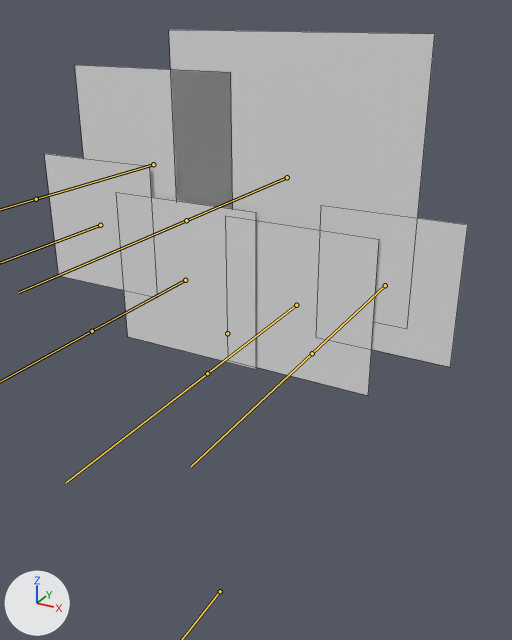
Two versions of the FBX model Finger Guns/Assets/Art/Obstacles/Thundercloud.fbx, one commit apart.
The view is the same before and after, from a 50 mm lens placed at (2.54, -3.98, 4.64), pointed at (0.26, 0.17, 2.57). Lighting does not change. The marker at lower left points along +X, +Y and +Z. Both versions are drawn at frame 30 of the action 'Thundercloud Rig|Idle'; the numbers are the values there. The bones that bend it are drawn over the model as lines. Mesh edges are drawn as thin lines.

In view in the first picture: 'Thundercloud'.
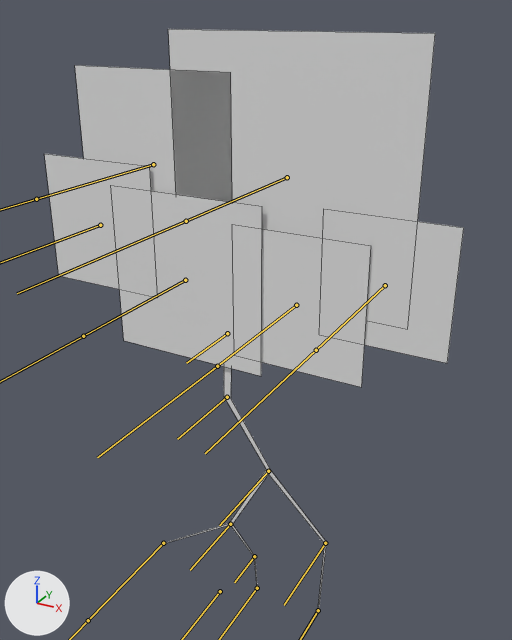
Commit message: Thundercloud Strike Animation Fix
Reworked the Animator for the Thundercloud obstacle so that the striking animation would play correctly.

Boxes [x1, y1, x2, y2] around the edits, measured in the pictures (512 x 640 px):
'Thundercloud', posed (59% taller): before [45, 30, 468, 395]; after [45, 29, 464, 611]
bone 'Circle.000', root to tip: before (296, 305) to (207, 373); after (296, 305) to (217, 366)
bone 'Circle.001', root to tip: before (385, 285) to (312, 353); after (385, 285) to (316, 350)
bone 'Circle.005', root to tip: before (185, 280) to (92, 331); after (185, 280) to (83, 336)
bone 'Bolt Root', root to tip: before (227, 333) to (227, 333); after (227, 333) to (186, 363)
bone 'Bolt Bend.000', root to tip: before (227, 333) to (227, 333); after (227, 397) to (177, 439)
bone 'Bolt Junction.000', root to tip: before (227, 333) to (227, 333); after (268, 471) to (219, 525)
bone 'Bolt Bend.004', root to tip: before (227, 333) to (227, 333); after (325, 543) to (284, 605)
bone 'Bolt Junction.001', root to tip: before (227, 333) to (227, 333); after (230, 524) to (190, 570)
bone 'Bolt Bend.001', root to tip: before (227, 333) to (227, 333); after (163, 543) to (88, 620)
bone 'Bolt Bend.002', root to tip: before (227, 333) to (227, 333); after (254, 556) to (234, 582)

The change, as a list of edits to the scene's bpy script:
```text
Change bone_circle_000:
    where bone_circle_000 = bpy.data.objects['Thundercloud Rig'].pose.bones['Circle.000']  # child of 'Main Mover'
    bone_circle_000.scale: (1.1, 1.1, 1.1) -> (1.0, 1.0, 1.0)
Change bone_circle_001:
    where bone_circle_001 = bpy.data.objects['Thundercloud Rig'].pose.bones['Circle.001']  # child of 'Main Mover'
    bone_circle_001.scale: (1.08, 1.08, 1.08) -> (1.03, 1.03, 1.03)
Change bone_circle_005:
    where bone_circle_005 = bpy.data.objects['Thundercloud Rig'].pose.bones['Circle.005']  # child of 'Main Mover'
    bone_circle_005.scale: (1.01, 1.01, 1.01) -> (1.09, 1.09, 1.09)
Change bone_bolt_root:
    where bone_bolt_root = bpy.data.objects['Thundercloud Rig'].pose.bones['Bolt Root']  # child of 'Main Mover'
    bone_bolt_root.rotation_quaternion: (0.0, 0.0, 0.0, 2.0) -> (1.0, 0.0, 0.0, 0.0)  # degrees (0, 0, 180) -> degrees (0, 0, 0)
    bone_bolt_root.scale: (0.0, 0.0, 0.0) -> (1.0, 1.0, 1.0)
Change bone_bolt_bend_000:
    where bone_bolt_bend_000 = bpy.data.objects['Thundercloud Rig'].pose.bones['Bolt Bend.000']  # child of 'Bolt Root'
    bone_bolt_bend_000.location: (0.014, 0.0, 15.473) -> (0.0, 0.0, 0.0)
    bone_bolt_bend_000.rotation_quaternion: (0.0, 0.0, 0.0, 2.0) -> (1.0, 0.0, 0.0, 0.0)  # degrees (0, 0, 180) -> degrees (0, 0, 0)
    bone_bolt_bend_000.scale: (0.0, 0.0, 0.0) -> (1.0, 1.0, 1.0)
Change bone_bolt_junction_000:
    where bone_bolt_junction_000 = bpy.data.objects['Thundercloud Rig'].pose.bones['Bolt Junction.000']  # child of 'Bolt Bend.000'
    bone_bolt_junction_000.location: (-0.357, 0.0, 15.451) -> (0.0, 0.0, 0.0)
    bone_bolt_junction_000.rotation_quaternion: (0.0, 0.0, 0.0, 2.0) -> (1.0, 0.0, 0.0, 0.0)  # degrees (0, 0, 180) -> degrees (0, 0, 0)
    bone_bolt_junction_000.scale: (0.0, 0.0, 0.0) -> (1.0, 1.0, 1.0)
Change bone_bolt_bend_004:
    where bone_bolt_bend_004 = bpy.data.objects['Thundercloud Rig'].pose.bones['Bolt Bend.004']  # child of 'Bolt Junction.000'
    bone_bolt_bend_004.location: (-0.493, 0.0, 15.515) -> (0.0, 0.0, 0.0)
    bone_bolt_bend_004.rotation_quaternion: (0.0, 0.0, 0.0, 2.0) -> (1.0, 0.0, 0.0, 0.0)  # degrees (0, 0, 180) -> degrees (0, 0, 0)
    bone_bolt_bend_004.scale: (0.0, 0.0, 0.0) -> (1.0, 1.0, 1.0)
Change bone_bolt_bend_005:
    where bone_bolt_bend_005 = bpy.data.objects['Thundercloud Rig'].pose.bones['Bolt Bend.005']  # child of 'Bolt Bend.004'
    bone_bolt_bend_005.location: (0.033, 0.0, 15.302) -> (0.0, 0.0, 0.0)
    bone_bolt_bend_005.rotation_quaternion: (0.0, 0.0, 0.0, 2.0) -> (1.0, 0.0, 0.0, 0.0)  # degrees (0, 0, 180) -> degrees (0, 0, 0)
    bone_bolt_bend_005.scale: (0.0, 0.0, 0.0) -> (1.0, 1.0, 1.0)
Change bone_bolt_junction_001:
    where bone_bolt_junction_001 = bpy.data.objects['Thundercloud Rig'].pose.bones['Bolt Junction.001']  # child of 'Bolt Junction.000'
    bone_bolt_junction_001.location: (0.346, 0.0, 15.359) -> (0.0, 0.0, 0.0)
    bone_bolt_junction_001.rotation_quaternion: (0.0, 0.0, 0.0, 2.0) -> (1.0, 0.0, 0.0, 0.0)  # degrees (0, 0, 180) -> degrees (0, 0, 0)
    bone_bolt_junction_001.scale: (0.0, 0.0, 0.0) -> (1.0, 1.0, 1.0)
Change bone_bolt_bend_001:
    where bone_bolt_bend_001 = bpy.data.objects['Thundercloud Rig'].pose.bones['Bolt Bend.001']  # child of 'Bolt Junction.001'
    bone_bolt_bend_001.location: (0.702, 0.0, 15.505) -> (0.0, 0.0, 0.0)
    bone_bolt_bend_001.rotation_quaternion: (0.0, 0.0, 0.0, 2.0) -> (1.0, 0.0, 0.0, 0.0)  # degrees (0, 0, 180) -> degrees (0, 0, 0)
    bone_bolt_bend_001.scale: (0.0, 0.0, 0.0) -> (1.0, 1.0, 1.0)
Change bone_bolt_bend_002:
    where bone_bolt_bend_002 = bpy.data.objects['Thundercloud Rig'].pose.bones['Bolt Bend.002']  # child of 'Bolt Junction.001'
    bone_bolt_bend_002.location: (-0.225, 0.0, 15.753) -> (0.0, 0.0, 0.0)
    bone_bolt_bend_002.rotation_quaternion: (0.0, 0.0, 0.0, 2.0) -> (1.0, 0.0, 0.0, 0.0)  # degrees (0, 0, 180) -> degrees (0, 0, 0)
    bone_bolt_bend_002.scale: (0.0, 0.0, 0.0) -> (1.0, 1.0, 1.0)
Change bone_bolt_bend_003:
    where bone_bolt_bend_003 = bpy.data.objects['Thundercloud Rig'].pose.bones['Bolt Bend.003']  # child of 'Bolt Bend.002'
    bone_bolt_bend_003.location: (-0.023, 0.0, 15.673) -> (0.0, 0.0, 0.0)
    bone_bolt_bend_003.rotation_quaternion: (0.0, 0.0, 0.0, 2.0) -> (1.0, 0.0, 0.0, 0.0)  # degrees (0, 0, 180) -> degrees (0, 0, 0)
    bone_bolt_bend_003.scale: (0.0, 0.0, 0.0) -> (1.0, 1.0, 1.0)
```
